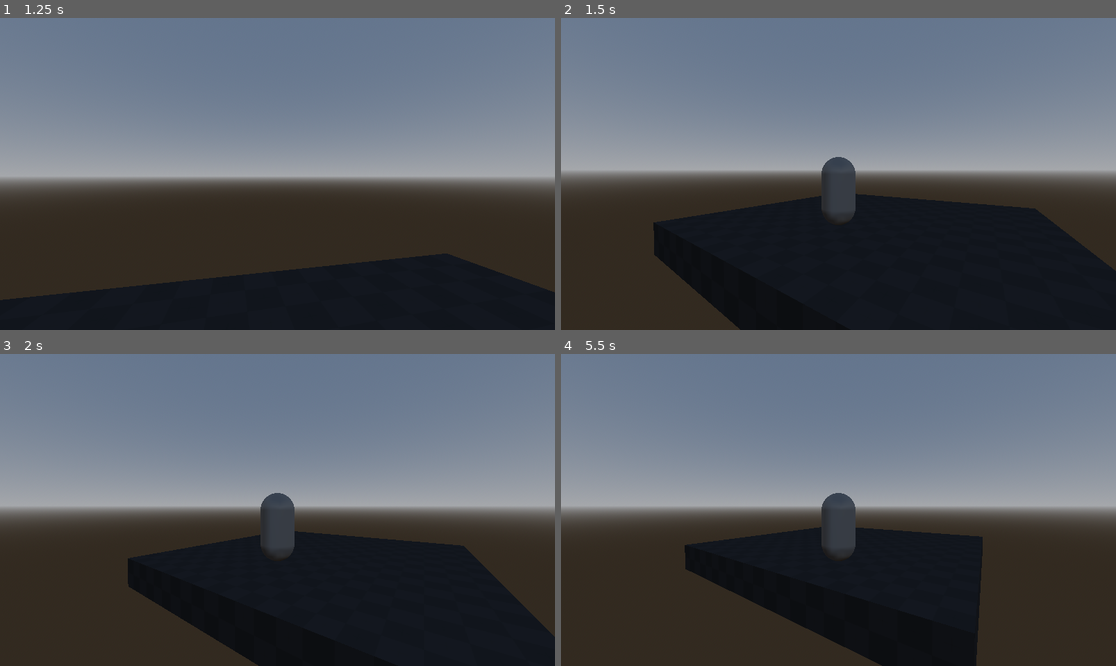
Above: before the commit, frames 1-4 (two rows, left to right).
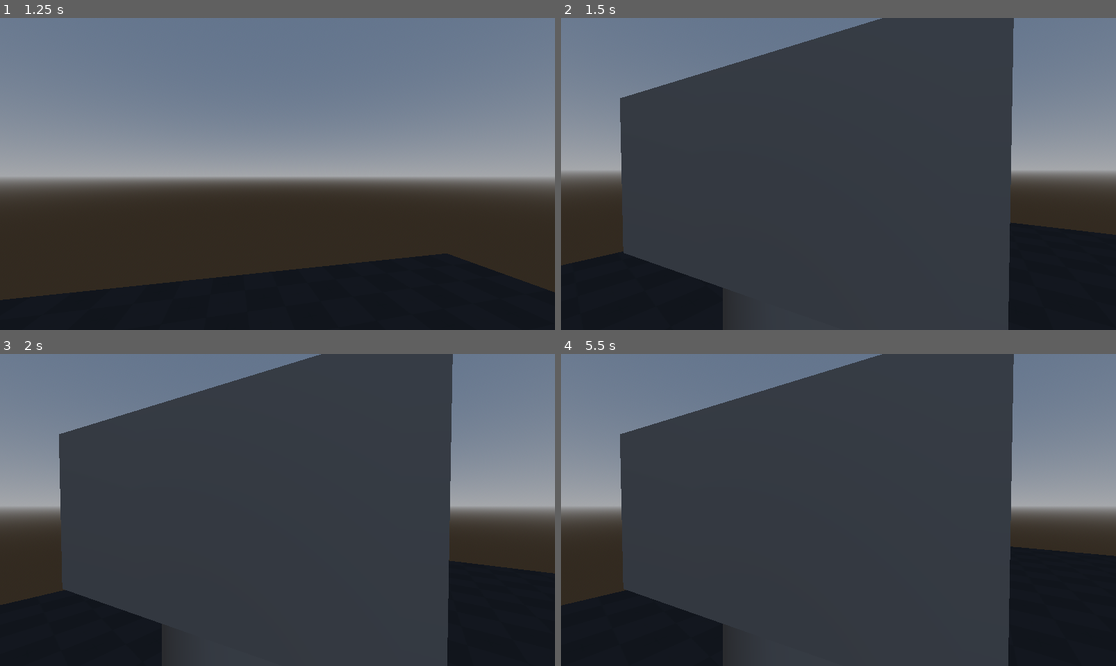
Above: after the commit, the same moments.

Repository: FroggLeo/driving-game
Game: Godot game, scene res://world.tscn
Two runs of this game, one before a commit and one after it. Both use one fixed random seed, a clock stepped at 60 frames per second and the inputs below.
Inputs (mouse positions are in pixels of both pictures, inside the frame that each line leads up to):
- Up to frame 1 (1.25 s): tap Enter at 0.5 s; move the mouse to (305, 174) at 0.52 s; hold W (move_forward) from 0.53 s (still down); hold Right mouse button (move_camera) from 0.53 s (still down); tap Space (jump) at 0.77 s
- Up to frame 2 (1.5 s): keep holding W (move_forward); move the mouse to (810, 174) at 1.27 s; release Right mouse button (move_camera) at 1.28 s; tap V (switch_camera) at 1.35 s
- Up to frame 3 (2 s): keep holding W (move_forward); tap Space (jump) at 1.52 s
- Up to frame 4 (5.5 s): move the mouse to (894, 441) at 2.02 s; release W (move_forward) at 2.03 s; hold D (move_right) 2.03-2.78 s; hold Mouse wheel up (zoom_in) 2.03-2.78 s; move the mouse to (810, 572) at 2.77 s; hold W (move_forward) 2.78-3.53 s; tap Mouse wheel down (zoom_out) at 2.85 s; tap Space (jump) at 3.02, 3.77, 4.52 s; move the mouse to (1005, 556) at 3.52 s; hold A (move_left) 3.53-5.03 s; tap Alt at 3.6 s; move the mouse to (672, 463) at 4.27 s; tap Shift at 4.35 s; move the mouse to (866, 510) at 5.02 s; hold S (move_back) from 5.03 s (still down); hold Right mouse button (move_camera) from 5.03 s (still down)

Frame 1 is identical in both runs. In frame 2, 64% of the frame differs, in the area x 0-100%, y 0-100%; in frame 3, 65%; in frame 4, 70%.

Commit message:
add 3rd person code for movement

Diff:
--- a/godot_project/player/player.gd
+++ b/godot_project/player/player.gd
@@ -60,15 +60,35 @@
 		return
 
 	# movement code or something
-	# TODO
+	# I have no idea how this works
+	# TODO make it work with 3rd person
 	var input_direction_2D = Input.get_vector("move_left", "move_right", "move_forward", "move_back")
-	var input_direction_3D = Vector3(input_direction_2D.x, 0.0, input_direction_2D.y)
-	var direction = transform.basis * input_direction_3D
-	direction.y = 0
+	var direction
+
+	if first_person:
+		var input_direction_3D = Vector3(input_direction_2D.x, 0.0, input_direction_2D.y)
+		direction = transform.basis * input_direction_3D
+		direction.y = 0
+	else:
+		# gets the spring arm rotation
+		var cam_rotation = $third_person_spring.global_transform.basis
+
+		# only need to do forward and right
+		var forward = -cam_rotation.z
+		forward.y = 0
+		var right = cam_rotation.x
+		right.y = 0
+
+		direction = (right * input_direction_2D.x) + (forward * input_direction_2D.y)
+
+	# this line like prevents the player from moving faster when they are going diagonally
 	direction = direction.normalized()
-
+	# apply the calculated speeds based on direction
 	velocity.x = direction.x * WALK_SPEED
 	velocity.z = direction.z * WALK_SPEED
+
+
+
 
 	# jumping code
 	if not is_on_floor():
--- a/godot_project/player/player.tscn
+++ b/godot_project/player/player.tscn
@@ -8,6 +8,8 @@
 [sub_resource type="CapsuleMesh" id="CapsuleMesh_sh265"]
 
 [sub_resource type="SphereShape3D" id="SphereShape3D_oul6g"]
+
+[sub_resource type="BoxMesh" id="BoxMesh_rkbax"]
 
 [node name="CharacterBody3D" type="CharacterBody3D"]
 script = ExtResource("1_4flbx")
@@ -28,7 +30,10 @@
 unique_name_in_owner = true
 transform = Transform3D(-1, 0, -8.742278e-08, 0, 1, 0, 8.742278e-08, 0, -1, 0, 1.5, 0)
 shape = SubResource("SphereShape3D_oul6g")
-spring_length = 6.0
 script = ExtResource("2_rkbax")
 
 [node name="third_person_cam" type="Camera3D" parent="third_person_spring"]
+
+[node name="MeshInstance3D2" type="MeshInstance3D" parent="."]
+transform = Transform3D(1, 0, 0, 0, 0.5, 0, 0, 0, 0.6, 0, 1.5, -0.29999998)
+mesh = SubResource("BoxMesh_rkbax")
Not shown: 1 places in godot_project/player/player.tscn that only renumber resources
